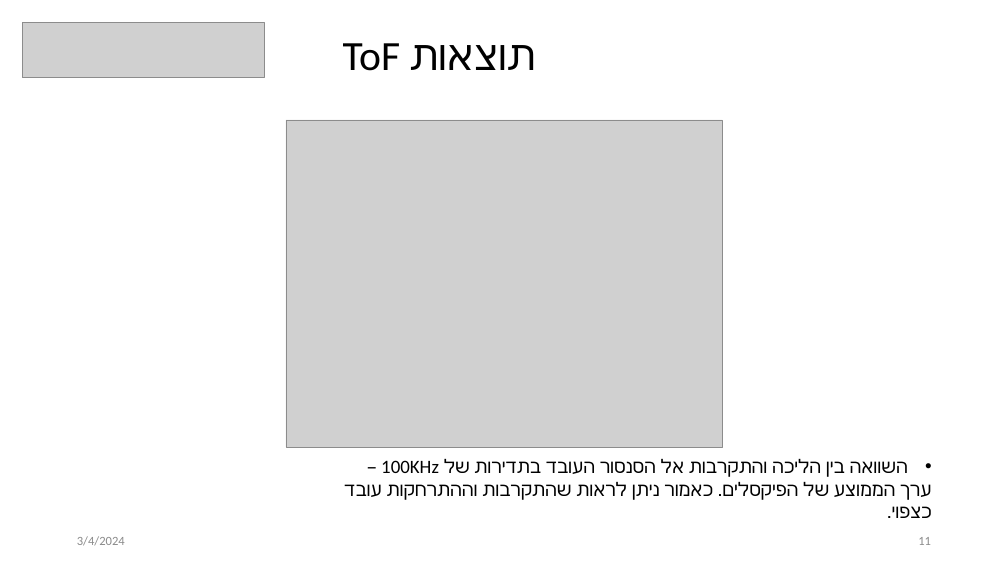
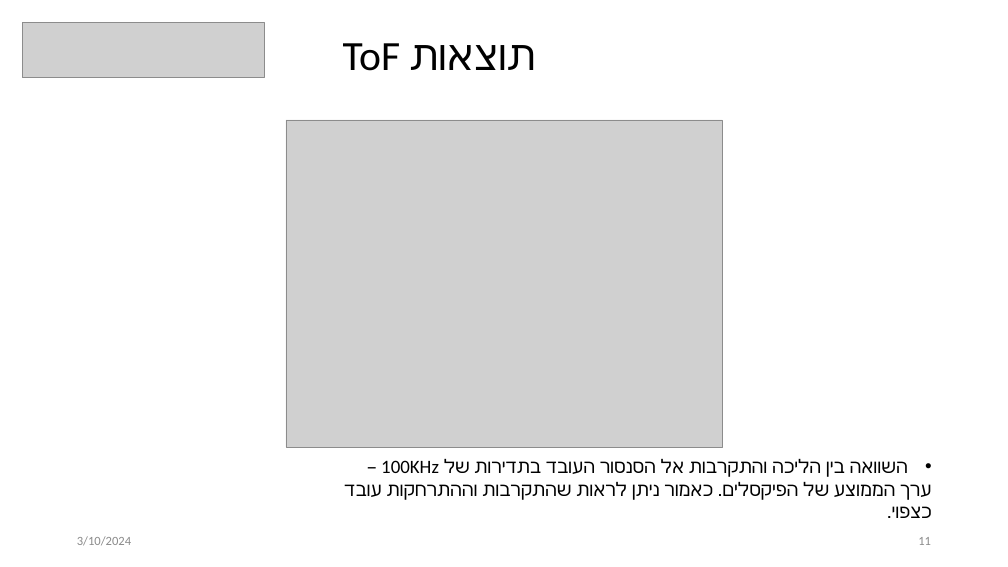
Before and after one commit to YonatanAmir1996/M5StackTelemetry, a slide deck: slide 11 of ProjectDocuments/Template4Mid (6) (2).pptx. Drawn at 1008x567 pixels with LibreOffice and Linux fonts; fonts in the diff are those of the drawing; grey boxes stand for pictures. Boxes give left, top, right and bottom in pixels: in the first picture for what was removed or moved away, otherwise in the second. Text is boxed around its words. In the diff, an @@ line names an element or a change of style, - is before the commit and + after.

```diff
--- a/ProjectDocuments/Template4Mid (6) (2).pptx
+++ b/ProjectDocuments/Template4Mid (6) (2).pptx
@@ text at (77, 536, 131, 546): text changed @@
-3/4/2024
+3/10/2024
```
Also in this commit, not shown: 14 other slides changed, 9 other files.
